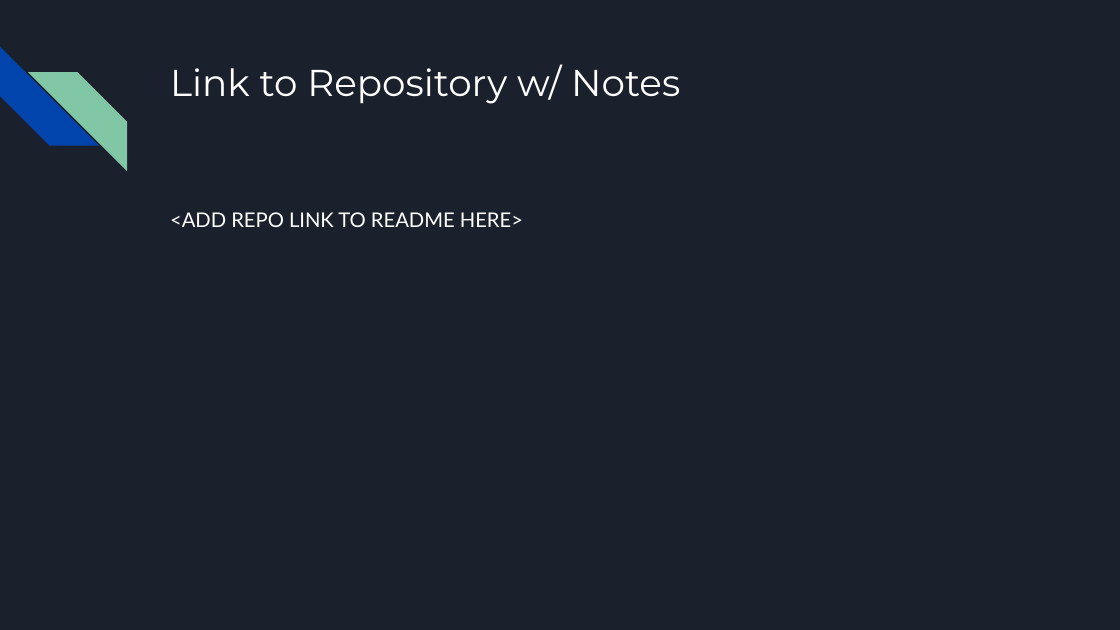
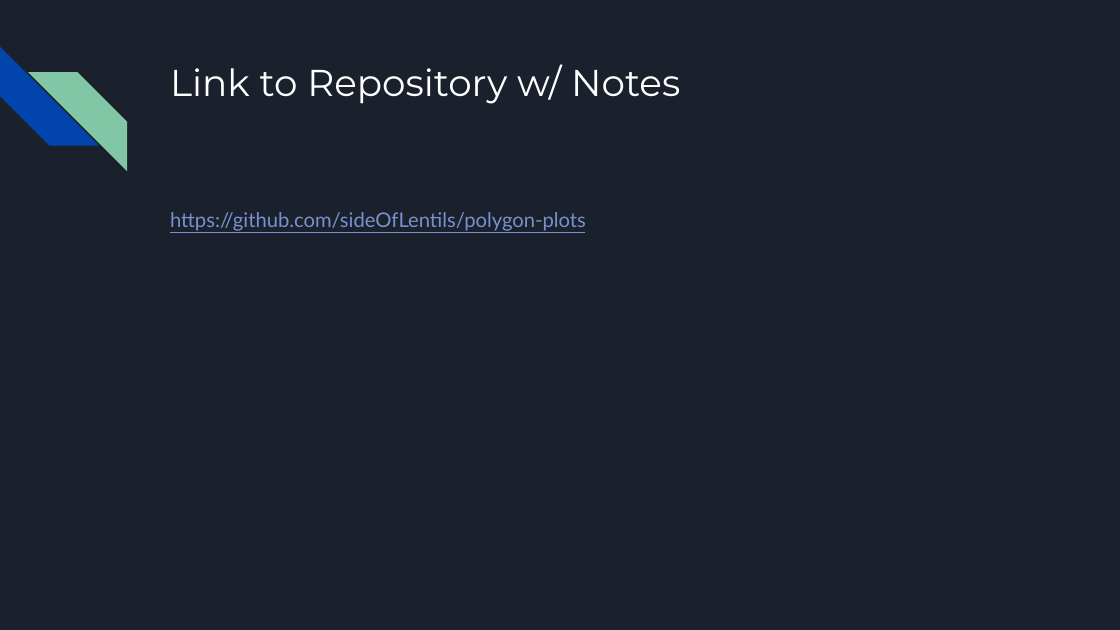
Before and after one commit to sideOfLentils/polygon-plots, a slide deck: slide 33 of Git & Github Tutorial.pptx. Drawn at 1120x630 pixels with LibreOffice and Linux fonts; fonts in the diff are those of the drawing. Boxes give left, top, right and bottom in pixels: in the first picture for what was removed or moved away, otherwise in the second. Text is boxed around its words. In the diff, an @@ line names an element or a change of style, - is before the commit and + after.

Commit message:
added repo link

```diff
--- a/Git & Github Tutorial.pptx
+++ b/Git & Github Tutorial.pptx
@@ text at [170, 212, 586, 231]: text changed; text colour #FFFFFF to #7890CD @@
-<ADD REPO LINK TO README HERE>
+https://github.com/sideOfLentils/polygon-plots
```
Also in this commit, not shown: 5 other slides changed.
